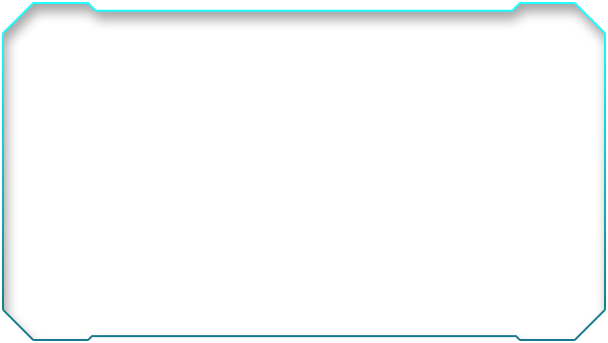
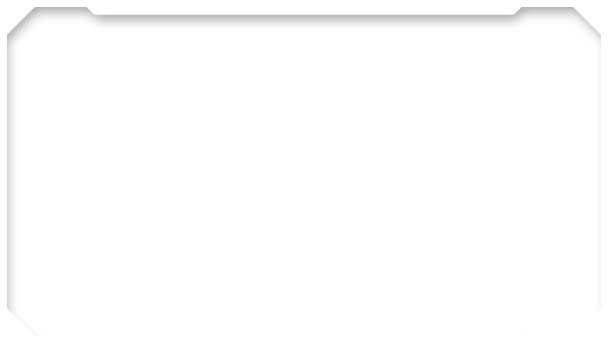
Layered file, before and after one edit (608x343). Changes by layer:
pixels changed over [2, 2, 606, 341] (layer not identified)
